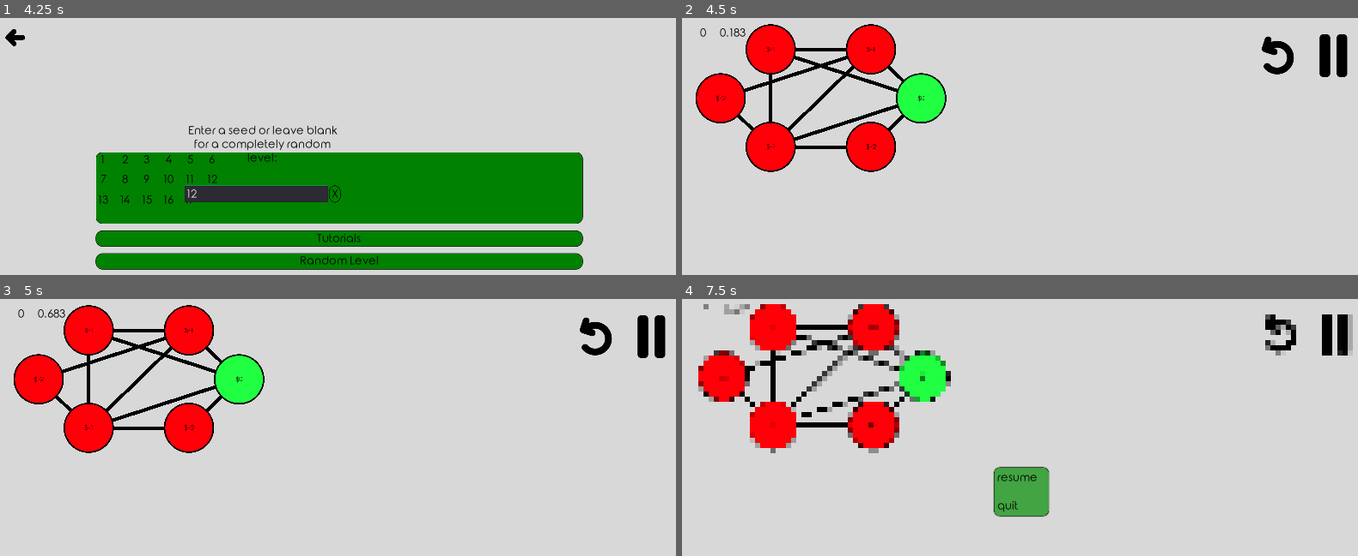
Above: before the commit, frames 1-4 (two rows, left to right).
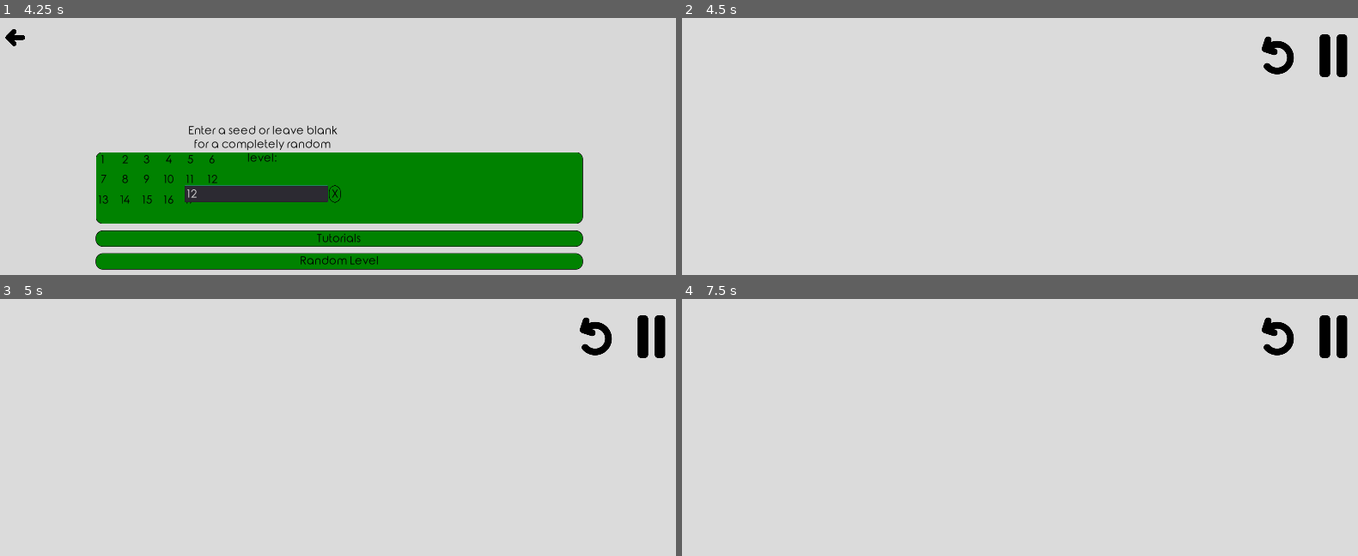
Above: after the commit, the same moments.

Repository: Inglo-Games/dollar-shuffle
Game: Godot game, scene res://scenes/lvl_menu.tscn
Same seed, same stepped clock (60 frames per second), same inputs: the game is played once before the commit and once after it. This scene is started directly instead of the project's main scene.
Inputs (mouse positions are in pixels of both pictures, inside the frame that each line leads up to):
- Up to frame 1 (4.25 s): click "Random Level" at 0.5 s; click (256, 192) at 1.27 s; type "12" at 1.35 s; click "Random Level" at 2 s; click "Random Level" at 2.75 s; click "Tutorials" at 3.5 s
- Up to frame 2 (4.5 s): click "X" at 4.25 s
- Up to frame 3 (5 s): no input
- Up to frame 4 (7.5 s): click (1276, 337) at 5 s; click (1276, 337) at 5.75 s; click (1276, 337) at 6.5 s; click (1330, 337) at 7.25 s

Frame 1 is identical in both runs. In frame 2, 8.2% of the frame differs, in the area x 2-40%, y 2-60%; in frame 3, 8.2%; in frame 4, 11%, in the area x 2-100%, y 2-85%.
Error after the commit: Parse Error: The identifier "node" isn't declared in the current scope. (res://scripts/graph_gen.gd:38)

Commit message:
Modifying generate_tree for readability

Diff:
--- a/scripts/graph_gen.gd
+++ b/scripts/graph_gen.gd
@@ -31,17 +31,16 @@
 	# Create a connection for each
 	while list.size() > 0:
 		# Pick a node at random
-		var val1 = randi() % len(graph_data)
+		var node1 = randi() % len(graph_data)
 		# Pick a second node from the list
-		var val2 = randi() % list.size()
-		var node = list[val2]
+		var node2 = list[randi() % list.size()]
 		# If the numbers are different...
-		if val1 != node:
+		if node1 != node:
 			# Remove the node from the list
-			list.remove(val2)
+			list.erase(val2)
 			# And add that connection to graph_data
-			graph_data[str(val1)]["conns"].append(node)
-			graph_data[str(node)]["conns"].append(val1)
+			graph_data[str(node1)]["conns"].append(node2)
+			graph_data[str(node2)]["conns"].append(node1)
 	# Return the graph
 	return graph_data
 
